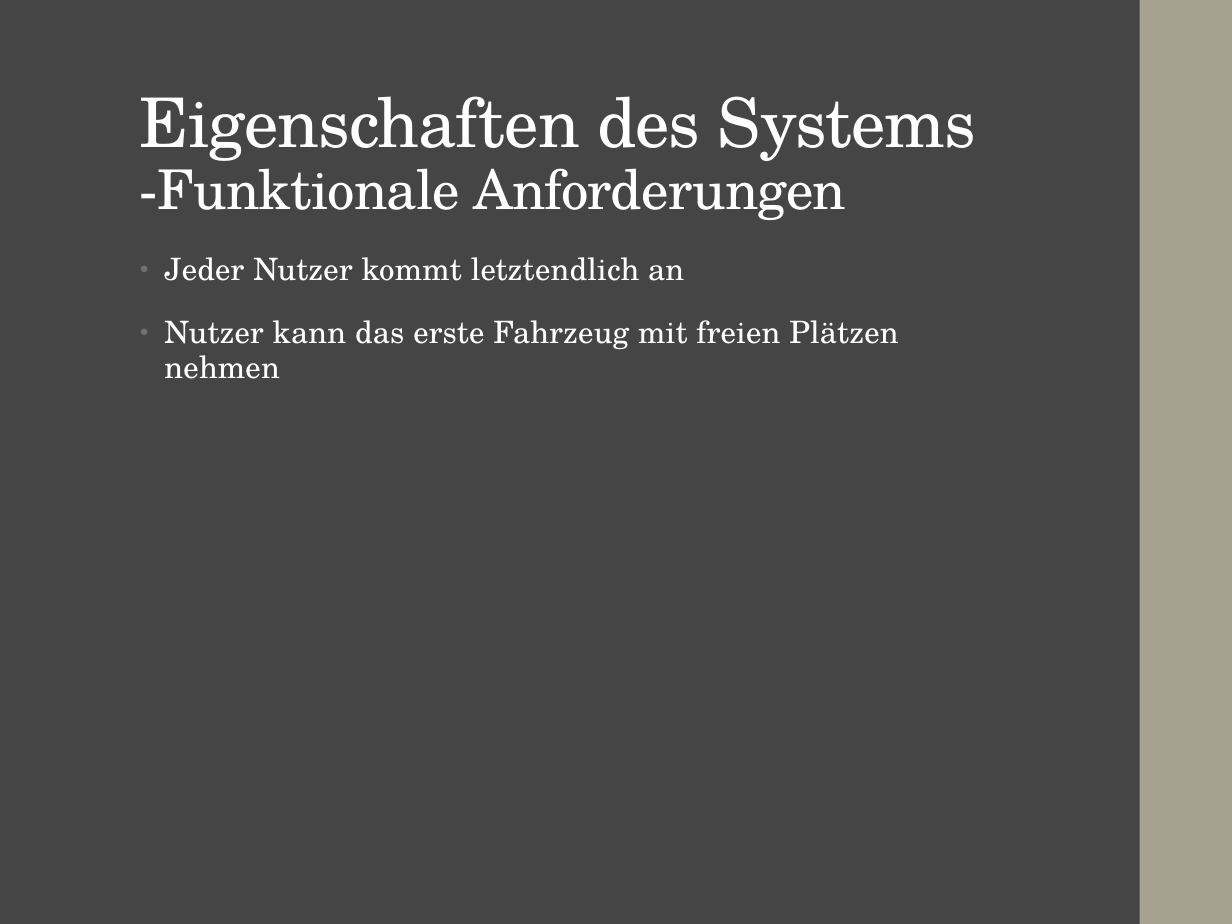
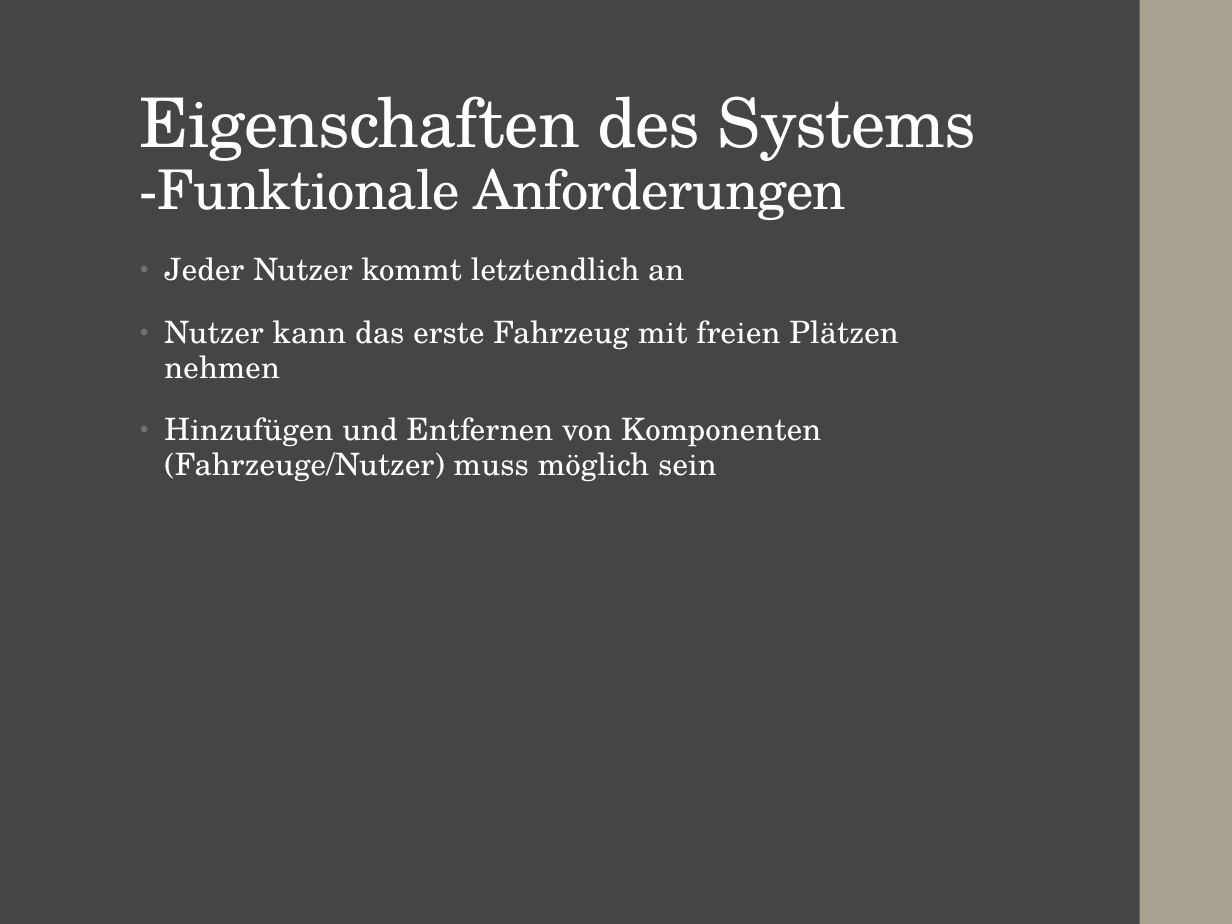
Before and after one commit to Finnfj/BTI-CPS, a slide deck: slide 11 of doc/Präsentation.pptx. Drawn at 1232x924 pixels with LibreOffice and Linux fonts; fonts in the diff are those of the drawing. Boxes give left, top, right and bottom in pixels: in the first picture for what was removed or moved away, otherwise in the second. Text is boxed around its words. In the diff, an @@ line names an element or a change of style, - is before the commit and + after.

```diff
--- a/doc/Präsentation.pptx
+++ b/doc/Präsentation.pptx
@@ text at (164,417,821,481): paragraph added @@
+• Hinzufügen und Entfernen von Komponenten (Fahrzeuge/Nutzer) muss möglich sein
```
Also in this commit, not shown: 1 other slide changed, 56 other files.
